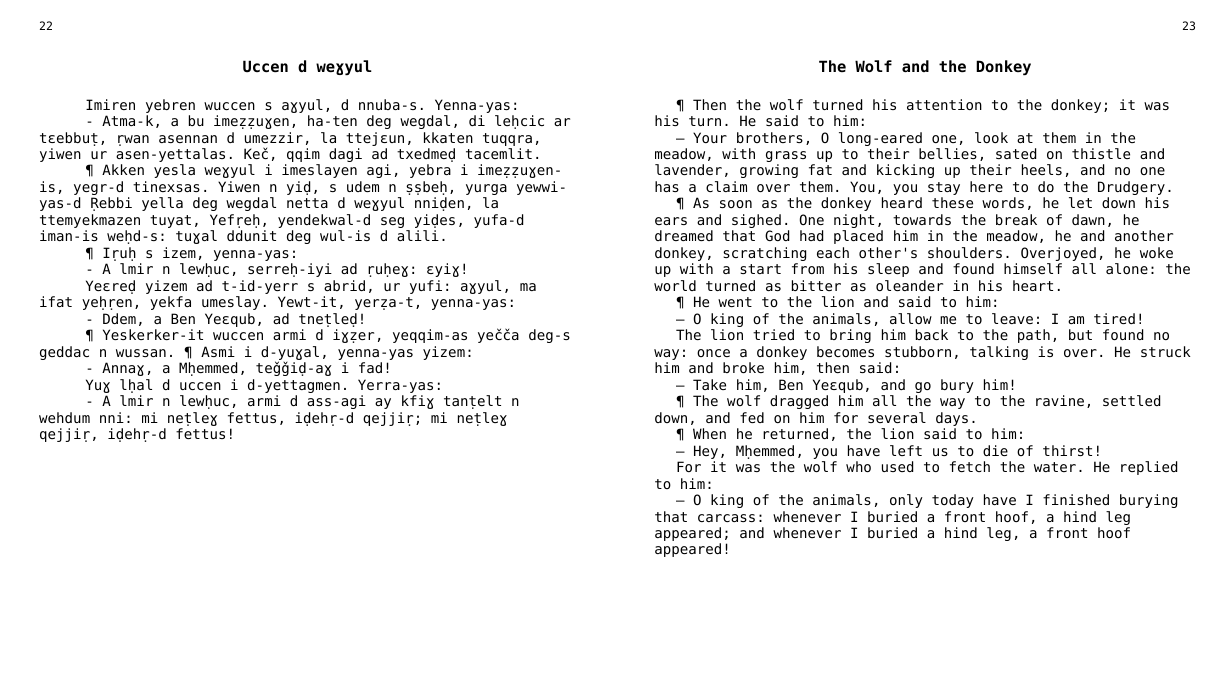
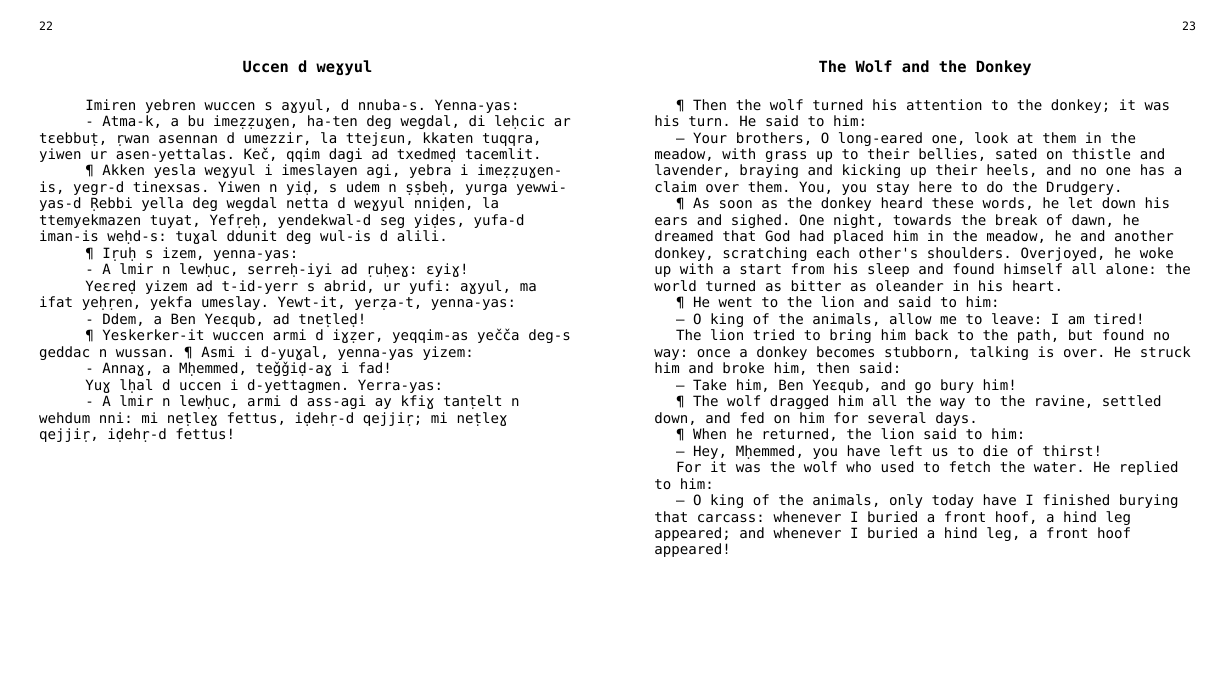
Before and after one commit to sferhah/tamacahut_n_wuccen, a slide deck: slide 7 of Uccen.ConsoleApp/uccen.eng.pptx. Drawn at 1232x693 pixels with LibreOffice and Linux fonts; fonts in the diff are those of the drawing. Boxes give left, top, right and bottom in pixels: in the first picture for what was removed or moved away, otherwise in the second. Text is boxed around its words. In the diff, an @@ line names an element or a change of style, - is before the commit and + after.

```diff
--- a/Uccen.ConsoleApp/uccen.eng.pptx
+++ b/Uccen.ConsoleApp/uccen.eng.pptx
@@ table at bbox=[30, 15, 1205, 668] @@
-row 3, column 3: ¶ Then the wolf turned his attention to the donkey; it was his turn. He said to him: / — Your brothers, O long-eared one, look at them in the meadow, with grass up to their bellies, sated on thistle and lavender, growing fat and kicking up their heels, and no one has a claim over them. You, you stay here to do the Drudgery. / ¶ As soon as the donkey heard these words, he let down his ears and sighed. One night, towards the break of dawn, he dreamed that God had placed him in the meadow, he and another donkey, scratching each other's shoulders. Overjoyed, he woke up with a start from his sleep and found himself all alone: the world turned as bitter as oleander in his heart. / ¶ He went to the lion and said to him: / — O king of the animals, allow me to leave: I am tired! / The lion tried to bring him back to the path, but found no way: once a donkey becomes stubborn, talking is over. He struck him and broke him, then said: / — Take him, Ben Yeɛqub, and go bury him! / ¶ The wolf dragged him all the way to the ravine, settled down, and fed on him for several days. / ¶ When he returned, the lion said to him: / — Hey, Mḥemmed, you have left us to die of thirst! / For it was the wolf who used to fetch the water. He replied to him: / — O king of the animals, only today have I finished burying that carcass: whenever I buried a front hoof, a hind leg appeared; and whenever I buried a hind leg, a front hoof appeared!
+row 3, column 3: ¶ Then the wolf turned his attention to the donkey; it was his turn. He said to him: / — Your brothers, O long-eared one, look at them in the meadow, with grass up to their bellies, sated on thistle and lavender, braying and kicking up their heels, and no one has a claim over them. You, you stay here to do the Drudgery. / ¶ As soon as the donkey heard these words, he let down his ears and sighed. One night, towards the break of dawn, he dreamed that God had placed him in the meadow, he and another donkey, scratching each other's shoulders. Overjoyed, he woke up with a start from his sleep and found himself all alone: the world turned as bitter as oleander in his heart. / ¶ He went to the lion and said to him: / — O king of the animals, allow me to leave: I am tired! / The lion tried to bring him back to the path, but found no way: once a donkey becomes stubborn, talking is over. He struck him and broke him, then said: / — Take him, Ben Yeɛqub, and go bury him! / ¶ The wolf dragged him all the way to the ravine, settled down, and fed on him for several days. / ¶ When he returned, the lion said to him: / — Hey, Mḥemmed, you have left us to die of thirst! / For it was the wolf who used to fetch the water. He replied to him: / — O king of the animals, only today have I finished burying that carcass: whenever I buried a front hoof, a hind leg appeared; and whenever I buried a hind leg, a front hoof appeared!
```
Also in this commit, not shown: 3 other files.
